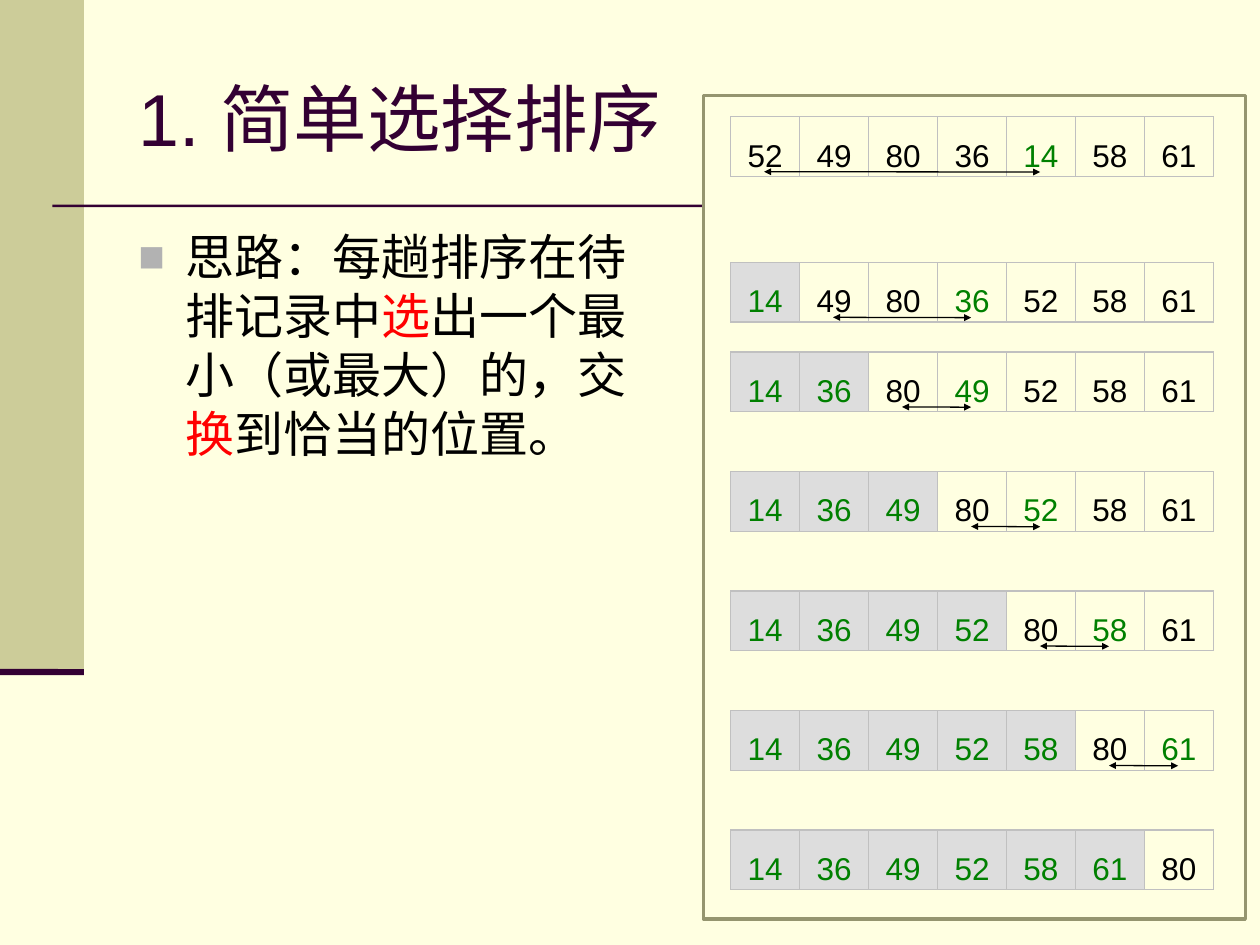
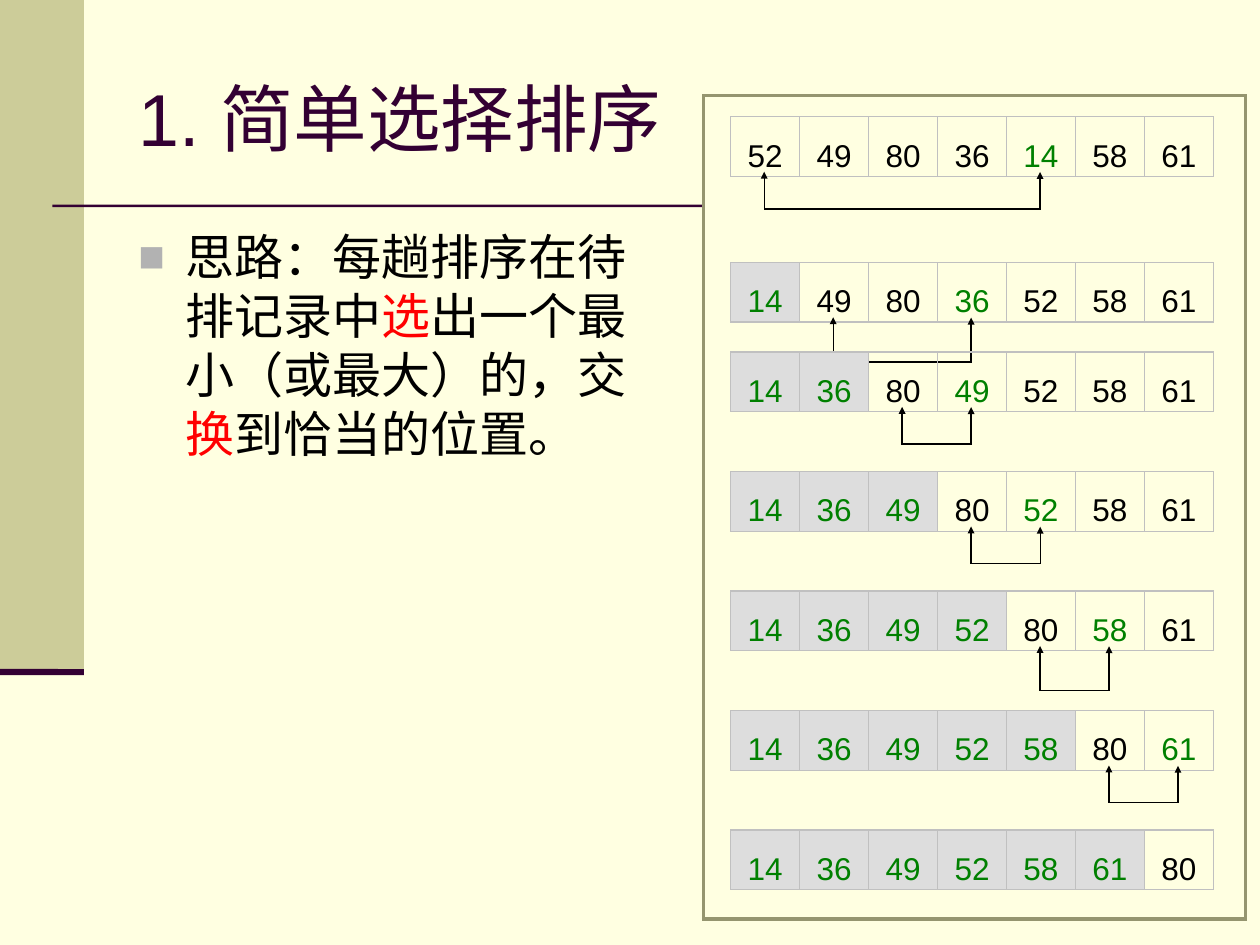
Before and after one commit to hueryan/beginnings-of-data-structure, a slide deck: slide 3 of ds-cpp/slides/PPT/ds10.4.ppt. Drawn at 1260x945 pixels with LibreOffice and Linux fonts; fonts in the diff are those of the drawing. Boxes give left, top, right and bottom in pixels: in the first picture for what was removed or moved away, otherwise in the second. Text is boxed around its words. In the diff, an @@ line names an element or a change of style, - is before the commit and + after.

```diff
--- a/ds-cpp/slides/PPT/ds10.4.ppt
+++ b/ds-cpp/slides/PPT/ds10.4.ppt
@@ group removed at (764,171,1178,766): 6 double arrows @@
@@ group added at (764,171,1178,803): 6 elbow double arrows @@
```
Also in this commit, not shown: 6 other slides changed, 2 slides added, 3 other files.
